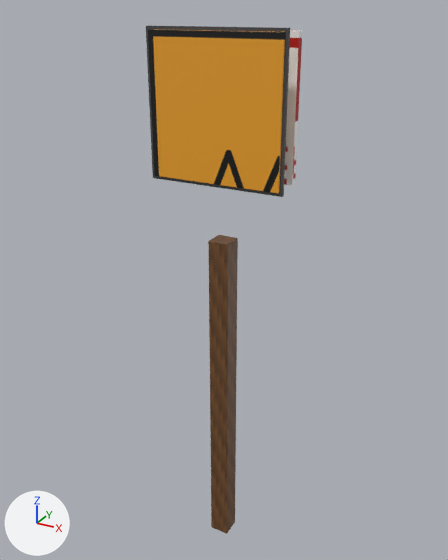
The COLLADA model beamng-props/course-signs/export/dae/arrow_triple_left.dae: old version first, new version second.
Rendered twice from a 50 mm camera at (1.17, -2.11, 2.42) aimed at (-0.03, 0.06, 1.34). Arrows for +X, +Y and +Z are at lower left; the lights stay in place. The first picture is the older version. Where no turn or scale is listed for an object, it has been applied to the vertices.

The older version as bpy lines, for what is in view:
```python
me_cube = bpy.data.meshes.new('Cube')
me_cube.from_pydata(...)  # 56 vertices, 108 faces; spans x -0.04..0.04, y -0.04..0.04, z 0.0..1.55
me_cube.materials.append(mat_cs_wood)  # picture img_post_wood_png
me_cube_002 = bpy.data.meshes.new('Cube.002')
me_cube_002.from_pydata(...)  # 56 vertices, 108 faces; spans x -0.275..0.275, y -0.015..0.015, z -0.275..0.275
me_cube_002.materials.append(mat_cs_front)  # picture img_arrow_triple_left_png
me_cube_003 = bpy.data.meshes.new('Cube.003')
me_cube_003.from_pydata(...)  # 56 vertices, 108 faces; spans x -0.275..0.275, y -0.015..0.015, z -0.275..0.275
me_cube_003.materials.append(mat_cs_back)  # picture img_arrow_back_wrong_way_png
me_cube_004 = bpy.data.meshes.new('Cube.004')
me_cube_004.from_pydata(...)  # a box spanning x -0.287..0.287, y -0.006..0.006, z -0.287..0.287
me_cube_004.materials.append(mat_cs_frame)  # dark grey #505050
ob_sign_back = bpy.data.objects.new('sign_back', me_cube_003)
ob_sign_back.location = (0.0, 0.064, 2.075)
ob_sign_frame = bpy.data.objects.new('sign_frame', me_cube_004)
ob_sign_frame.location = (0.0, -0.066, 2.075)
ob_sign_front = bpy.data.objects.new('sign_front', me_cube_002)
ob_sign_front.location = (0.0, -0.064, 2.075)
ob_sign_post = bpy.data.objects.new('sign_post', me_cube)
ob_sign_post.location = (0.0, 0.0, 0.0)
```
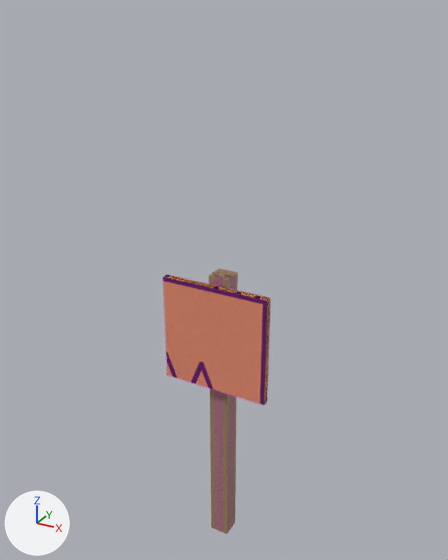
The newer file is also rescaled (x1.111) as a whole; pictures and numbers use the older file's frame.

The edits, one by one:
Material 'wood.107' (mat_wood_107) is new.
Its base color is (0.35, 0.22, 0.12) (brown #a08161).
Material 'Colmesh_Material' (mat_colmesh_material) is new.
Its base color is (1.0, 0.0, 1.0) (pink #ff00ff).
Its alpha is 0.15.
me_cube is used by ob_sign_post; location (0.0, 0.0, 0.0).
me_cube had 56 vertices, 108 faces and spanned x -0.04..0.04, y -0.04..0.04, z 0.0..1.55.
me_cube no longer uses material mat_cs_wood (picture img_post_wood_png).
me_cube now has 8 vertices, 12 faces and spans x -0.04..0.04, y -0.04..0.04, z 0.0..1.39.
Part 1, on me_cube:
52 vertices are removed from x -0.04..0.04, y -0.04..0.04, z 0.0..1.55.
106 faces are deleted.
4 vertices are added at (-0.04, -0.04, 1.39), (-0.04, 0.04, 1.39), (0.04, -0.04, 1.39), (0.04, 0.04, 1.39).
10 new faces join them.
me_cube gains material mat_wood_107 (brown #a08161).
Mesh me_colmesh_sign_1 is new.
It is a box spanning x -0.248..0.248, y -0.022..0.022, z -0.248..0.248.
It uses material mat_colmesh_material (pink #ff00ff).
Mesh me_colmesh_post_1 is new.
It is an 8-sided cylinder along z spanning x -0.054..0.054, y -0.054..0.054, z -0.698..0.698.
It uses material mat_colmesh_material (pink #ff00ff).
Mesh me_cube_001_1 is new.
It is a box spanning x -0.248..0.248, y -0.013..0.013, z -0.248..0.248.
It uses material mat_cs_front (picture img_arrow_triple_left_png).
Object 'sign_front' (ob_sign_front) is deleted.
Object 'sign_back' (ob_sign_back) is deleted.
Object 'sign_frame' (ob_sign_frame) is deleted.
Object 'Colmesh_sign-1' (ob_colmesh_sign_1) is new; it shows me_colmesh_sign_1.
Its location is (0.0, -0.072, 1.116).
Object 'Colmesh_post-1' (ob_colmesh_post_1) is new; it shows me_colmesh_post_1.
Its location is (0.0, 0.0, 0.697).
Object 'sign' (ob_sign) is new; it shows me_cube_001_1.
Its location is (0.0, -0.072, 1.116).

Pixel boxes (x1, y1, x2, y2) of what changed, in the pictures (448 x 560 px):
'sign_front', deleted (orange): before (148, 29, 285, 193)
'Colmesh_sign-1', added: after (162, 274, 271, 406)
'sign_post', reshaped (11% shorter): before (208, 235, 238, 534); after (209, 268, 238, 534)
'sign_frame', deleted: before (146, 26, 290, 197)
'Colmesh_post-1', added: after (211, 269, 235, 532)
'sign_back', deleted: before (284, 30, 302, 185)
'sign', added: after (165, 275, 270, 402)
